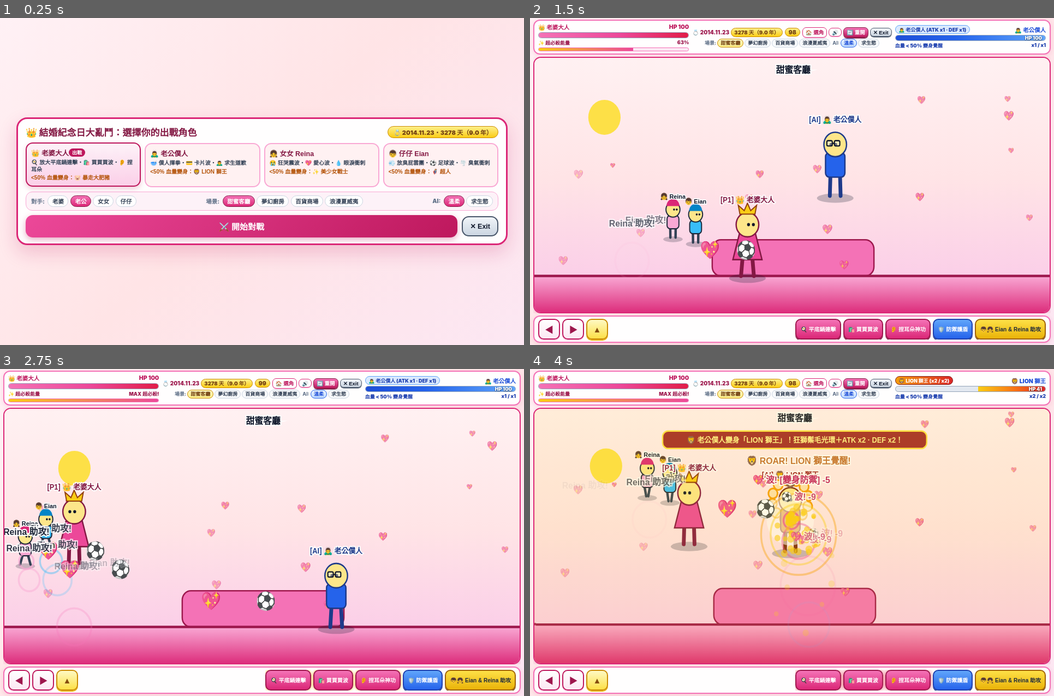
Above: before the commit, frames 1-4 (two rows, left to right).
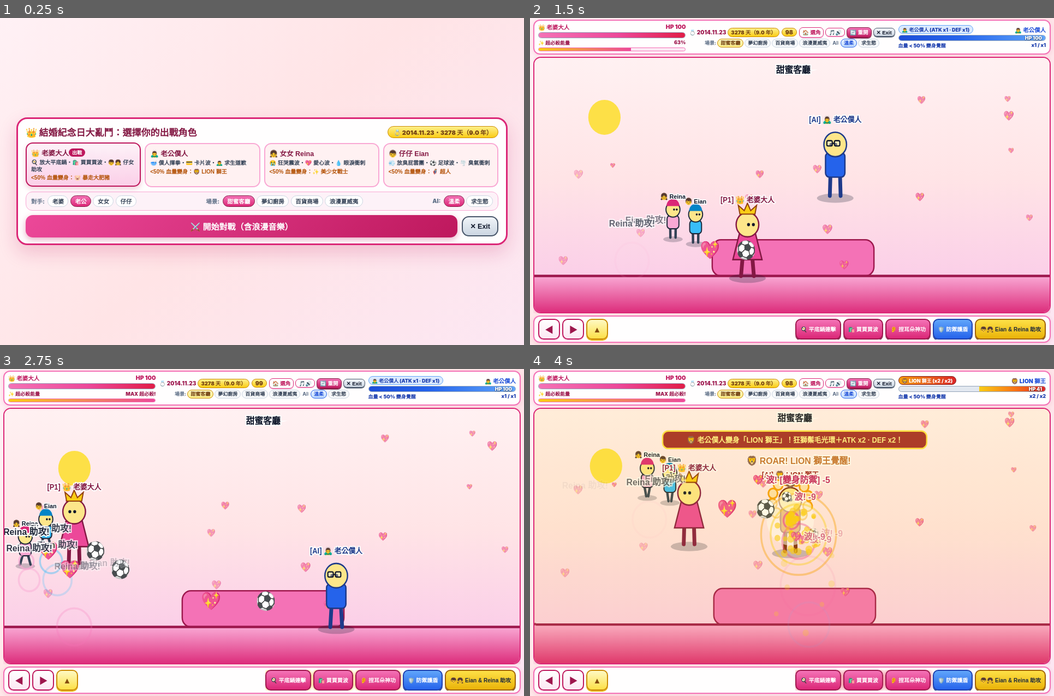
Above: after the commit, the same moments.

Repository: cashofer/anniversary_fight_game
Game: browser game, page index.html
Same seed, same stepped clock (60 frames per second), same inputs: the game is played once before the commit and once after it.
Inputs:
- Up to frame 1 (0.25 s): no input
- Up to frame 2 (1.5 s): click "⚔️ 開始對戰" (after the commit: "⚔️ 開始對戰（含浪漫音樂）") at 0.27 s; hold Right from 1.03 s (still down); tap Space at 1.1 s
- Up to frame 3 (2.75 s): release Right at 1.53 s; hold Down 1.58-1.85 s; tap Space at 1.6, 2.1, 2.6 s; hold Left 1.9-2.47 s; click "🔄 重開" at 2.02 s; tap E at 2.52 s; hold Up from 2.52 s (still down)
- Up to frame 4 (4 s): release Up at 2.82 s; hold Right 2.87-3.53 s; tap Space at 3.1, 3.6 s; hold Up 3.58-3.82 s; hold Left from 3.87 s (still down)

The runs differ from the first frame. In frame 1, 0.5% of the frame differs, in the area x 5-55%, y 43-66%; in frame 2, 1.0%; in frame 3, 1.0%, in the area x 23-85%, y 2-11%; in frame 4, 1.0%.

Commit message:
index.html

Diff:
--- a/index.html
+++ b/index.html
@@ -3,7 +3,7 @@
 <head>
   <meta charset="UTF-8" />
   <meta name="viewport" content="width=device-width, initial-scale=1.0, maximum-scale=1.0, user-scalable=no, viewport-fit=cover" />
-  <title>結婚紀念日大亂鬥：橫屏適配＋LION＆肥豬變身優化 (2014.11.23)</title>
+  <title>結婚紀念日大亂鬥：老婆限定仔女助攻＋浪漫音樂 (2014.11.23)</title>
   <style>
     *, *::before, *::after {
       box-sizing: border-box;
@@ -509,7 +509,6 @@
       gap: 4px;
     }
 
-    /* 舞台區：在橫屏時最大化可用高度與寬度 */
     .stage-wrapper {
       position: relative;
       flex: 1 1 auto;
@@ -543,7 +542,6 @@
       touch-action: none;
     }
 
-    /* 橫屏底部控制列：高度緊湊不擋舞台 */
     .touch-dock {
       background: rgba(255, 255, 255, 0.96);
       border: 2px solid #f472b6;
@@ -643,6 +641,11 @@
       box-shadow: 0 2px 0 #854d0e;
     }
 
+    .skill-btn.assist-disabled {
+      opacity: 0.45;
+      filter: grayscale(0.6);
+    }
+
     .skill-btn.super-ready {
       animation: superPulse 0.9s infinite alternate;
     }
@@ -656,7 +659,6 @@
       transform: translateY(1px);
     }
 
-    /* 直向窄螢幕備援排版 */
     @media (orientation: portrait) and (max-width: 767px) {
       .top-hud-bar {
         grid-template-columns: 1fr 1fr;
@@ -776,7 +778,7 @@
             <span>👑 老婆大人</span>
             <span class="p1-badge">出戰</span>
           </div>
-          <div class="char-move-line">🍳 放大平底鍋連擊・🛍️ 買買買波・👂 捏耳朵</div>
+          <div class="char-move-line">🍳 放大平底鍋・🛍️ 買買買波・👦👧 仔女助攻</div>
           <div class="char-trans-line">&lt;50% 血量變身：🐷 暴走大肥豬</div>
         </button>
 
@@ -833,7 +835,7 @@
       </div>
 
       <div class="start-actions">
-        <button type="button" class="start-fight-btn" onclick="startFromTitleScreen()">⚔️ 開始對戰</button>
+        <button type="button" class="start-fight-btn" onclick="startFromTitleScreen()">⚔️ 開始對戰（含浪漫音樂）</button>
         <button type="button" class="title-exit-btn" onclick="exitGame()">✕ Exit</button>
       </div>
     </div>
@@ -868,7 +870,7 @@
           <div id="roundClock" class="timer-badge">99</div>
           <div class="top-actions">
             <button type="button" class="mini-btn" onclick="openTitleScreen()">🏠 選角</button>
-            <button id="soundToggleBtn" type="button" class="mini-btn" onclick="toggleSoundMode()">🔊</button>
+            <button id="soundToggleBtn" type="button" class="mini-btn" onclick="toggleSoundMode()">🎵🔊</button>
             <button type="button" class="mini-btn reset" onclick="restartBattle()">🔄 重開</button>
             <button type="button" class="mini-btn exit-btn" onclick="exitGame()">✕ Exit</button>
           </div>
@@ -975,10 +977,20 @@
     updateAnniversaryBadge();
 
     // =========================================================================
-    // 2. Web Audio API 音效合成器
+    // 2. Web Audio API 音效與浪漫背景音樂（BGM）合成器
     // =========================================================================
     let audioCtx = null;
     let soundEnabled = true;
+    let bgmTimerId = null;
+    let bgmNoteIndex = 0;
+
+    // 浪漫溫馨琶音旋律（Fmaj7 -> Em7 -> Dm7 -> Cmaj7 柔和音階頻率）
+    const ROMANTIC_NOTES = [
+      349.23, 440.00, 523.25, 659.25,
+      329.63, 392.00, 493.88, 587.33,
+      293.66, 349.23, 440.00, 523.25,
+      261.63, 329.63, 392.00, 493.88
+    ];
 
     function ensureAudioReady() {
       if (!soundEnabled) return;
@@ -990,13 +1002,43 @@
         if (audioCtx && audioCtx.state === "suspended") {
           audioCtx.resume().catch(function () {});
         }
+        startRomanticBgmLoop();
       } catch (err) {}
+    }
+
+    function playRomanticStep() {
+      if (!soundEnabled || !audioCtx || audioCtx.state !== "running") return;
+      try {
+        const freq = ROMANTIC_NOTES[bgmNoteIndex % ROMANTIC_NOTES.length];
+        bgmNoteIndex++;
+        const t = audioCtx.currentTime;
+        const osc = audioCtx.createOscillator();
+        const gain = audioCtx.createGain();
+        osc.type = "sine";
+        osc.frequency.setValueAtTime(freq, t);
+        gain.gain.setValueAtTime(0.001, t);
+        gain.gain.linearRampToValueAtTime(0.032, t + 0.08);
+        gain.gain.exponentialRampToValueAtTime(0.0008, t + 0.68);
+        osc.connect(gain);
+        gain.connect(audioCtx.destination);
+        osc.start(t);
+        osc.stop(t + 0.72);
+      } catch (err) {}
+    }
+
+    function startRomanticBgmLoop() {
+      if (bgmTimerId !== null) return;
+      bgmTimerId = window.setInterval(function () {
+        if (soundEnabled && battleStatus !== "exited") {
+          playRomanticStep();
+        }
+      }, 460);
     }
 
     function toggleSoundMode() {
       soundEnabled = !soundEnabled;
       const btn = document.getElementById("soundToggleBtn");
-      if (btn) btn.textContent = soundEnabled ? "🔊" : "🔇";
+      if (btn) btn.textContent = soundEnabled ? "🎵🔊" : "🔇";
       if (soundEnabled) {
         ensureAudioReady();
         playSynthTone(740, 0.08, "triangle", 0.08);
@@ -1220,6 +1262,18 @@
 
     const moveInput = { left: false, right: false };
 
+    function isQueenActiveForKids() {
+      return p1CharId === "queen";
+    }
+
+    function syncAssistButtonState() {
+      const btn = document.getElementById("btnKidsAssist");
+      if (!btn) return;
+      const allowed = isQueenActiveForKids();
+      btn.classList.toggle("assist-disabled", !allowed);
+      btn.textContent = allowed ? "👦👧 Eian & Reina 助攻" : "🔒 助攻限老婆";
+    }
+
     function syncTitleCards() {
       document.querySelectorAll("[data-pick-p1]").forEach(function (card) {
         const id = card.getAttribute("data-pick-p1");
@@ -1247,6 +1301,7 @@
       p1CharId = charId;
       syncTitleCards();
       refreshSkillButtonLabels();
+      syncAssistButtonState();
       playSynthTone(620, 0.07, "triangle", 0.08);
     }
 
@@ -1289,6 +1344,7 @@
       if (slot === "p1") {
         p1CharId = charId;
         refreshSkillButtonLabels();
+        syncAssistButtonState();
       } else {
         p2CharId = charId;
       }
@@ -1424,7 +1480,6 @@
         this.breatheCycle = cfg.isPlayer1 ? 0.4 : 1.9;
         this.transformed = false;
         this.hasTransformed = false;
-        this.transformAnimSec = 0;
       }
 
       getSpec() {
@@ -1448,16 +1503,13 @@
         this.walkCycle = 0;
         this.transformed = false;
         this.hasTransformed = false;
-        this.transformAnimSec = 0;
-      }
-
-      // 血量低於 50% 變身：老公變 LION（專屬獅王特效）、老婆變大肥豬（優化肥豬造型與特效）
+      }
+
       checkHalfHpTransform() {
         if (this.hasTransformed) return;
         if (this.hp > 0 && this.hp < this.maxHp * 0.5) {
           this.transformed = true;
           this.hasTransformed = true;
-          this.transformAnimSec = 0.85;
           const spec = this.getSpec();
 
           screenShakeSec = 0.7;
@@ -1601,7 +1653,6 @@
         if (this.cooldownSec > 0) this.cooldownSec = Math.max(0, this.cooldownSec - dt);
         if (this.shieldSec > 0) this.shieldSec = Math.max(0, this.shieldSec - dt);
         if (this.hitFlashSec > 0) this.hitFlashSec = Math.max(0, this.hitFlashSec - dt);
-        if (this.transformAnimSec > 0) this.transformAnimSec = Math.max(0, this.transformAnimSec - dt);
         if (this.attackSec > 0) {
           this.attackSec = Math.max(0, this.attackSec - dt);
           if (this.attackSec === 0) this.attackKind = null;
@@ -1655,7 +1706,6 @@
         c.save();
         c.scale(baseScale, baseScale);
 
-        // 變身專屬光環特效（老公 LION 金鬃光環 / 老婆大肥豬粉金波紋）
         if (this.transformed) {
           if (this.charId === "servant") {
             c.save();
@@ -1717,7 +1767,6 @@
         c.strokeStyle = bodyStroke;
         c.lineWidth = 2.5;
         if (this.transformed && this.charId === "queen") {
-          // 老婆變大肥豬：圓滾膨脹豬身與肚子條紋
           c.beginPath();
           c.ellipse(0, -52 + bobY, 35, 27, 0, 0, Math.PI * 2);
           c.fill();
@@ -1757,7 +1806,6 @@
           if (this.charId === "servant") {
             c.fillText("🦁", 0, headY - 24);
           } else if (this.charId === "queen") {
-            // 肥豬豬鼻與粉紅腮紅
             c.fillStyle = "#f472b6";
             c.beginPath();
             c.ellipse(this.facing * 9, headY + 4, 7.5, 5.2, 0, 0, Math.PI * 2);
@@ -1811,7 +1859,6 @@
           c.stroke();
         }
 
-        // 招式特效：放大平底鍋、女女狂哭、仔仔放臭屁
         if (this.attackSec > 0) {
           if (this.attackKind === "pan") {
             const swingProg = 1 - Math.max(0, this.attackSec / 0.36);
@@ -1934,7 +1981,7 @@
       }
 
       fireAssist(enemy, boost) {
-        if (!enemy || battleStatus !== "active") return;
+        if (!enemy || battleStatus !== "active" || !isQueenActiveForKids()) return;
         this.vy = -435;
         this.grounded = false;
 
@@ -1959,7 +2006,7 @@
 
       updateKid(dt, p1, enemy) {
         this.bobPhase += dt * 4.8;
-        if (battleStatus !== "active") return;
+        if (battleStatus !== "active" || !isQueenActiveForKids()) return;
 
         const targetX = Math.max(34, Math.min(WORLD_W - 80, p1.x + this.offsetX));
         const dx = targetX - this.x;
@@ -1979,6 +2026,8 @@
       }
 
       drawKid(c) {
+        if (!isQueenActiveForKids()) return;
+
         c.save();
         c.translate(this.x, this.y);
 
@@ -2062,9 +2111,15 @@
 
     function triggerKidsAssistButton() {
       if (battleStatus !== "active") return;
+      if (!isQueenActiveForKids()) {
+        addFloatingText(p1Fighter.x, p1Fighter.y - 125, "仔女助攻只有老婆大人有!", "#475569");
+        return;
+      }
       kidEian.fireAssist(p2AiFighter, true);
       setTimeout(function () {
-        if (battleStatus === "active") kidReina.fireAssist(p2AiFighter, true);
+        if (battleStatus === "active" && isQueenActiveForKids()) {
+          kidReina.fireAssist(p2AiFighter, true);
+        }
       }, 110);
     }
 
@@ -2381,6 +2436,7 @@
     function restartBattle() {
       ensureAudioReady();
       refreshSkillButtonLabels();
+      syncAssistButtonState();
       p1Fighter.resetUnit(p1CharId, 260, 1);
       p2AiFighter.resetUnit(p2CharId, 700, -1);
       kidEian.resetKid(p1Fighter.x);
@@ -2610,6 +2666,7 @@
 
     syncTitleCards();
     refreshSkillButtonLabels();
+    syncAssistButtonState();
     fitCanvasToContainer();
     syncVitalsHud();
     paintWorld(0.016);
